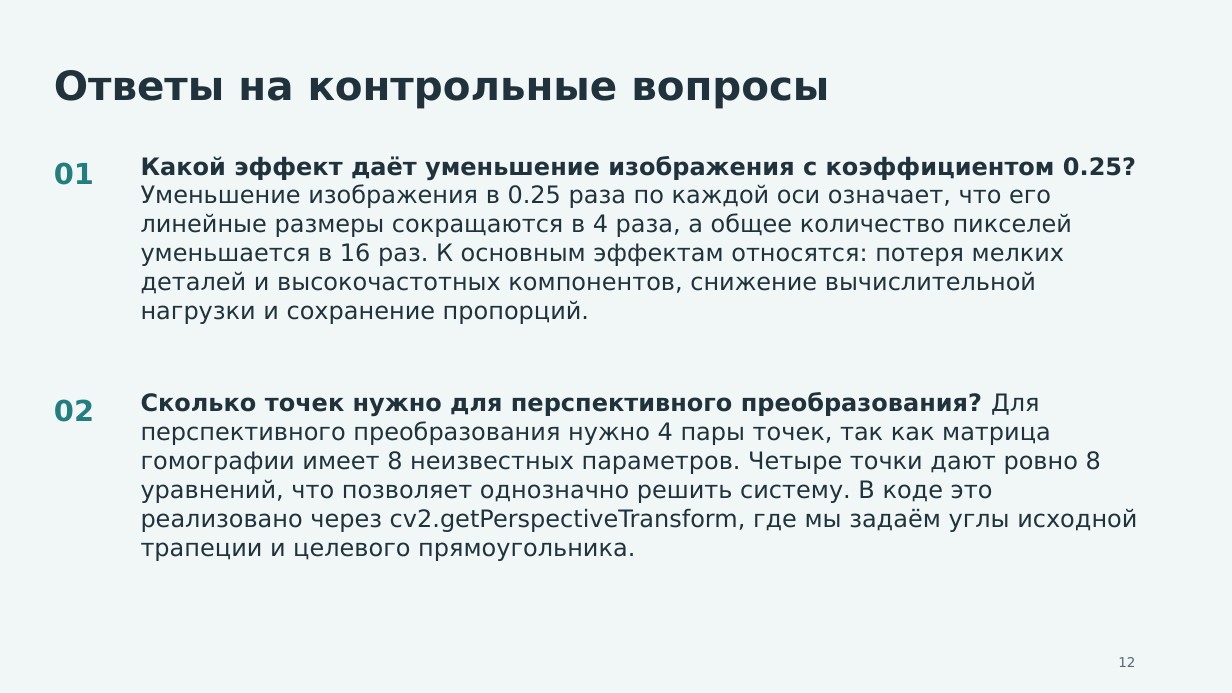
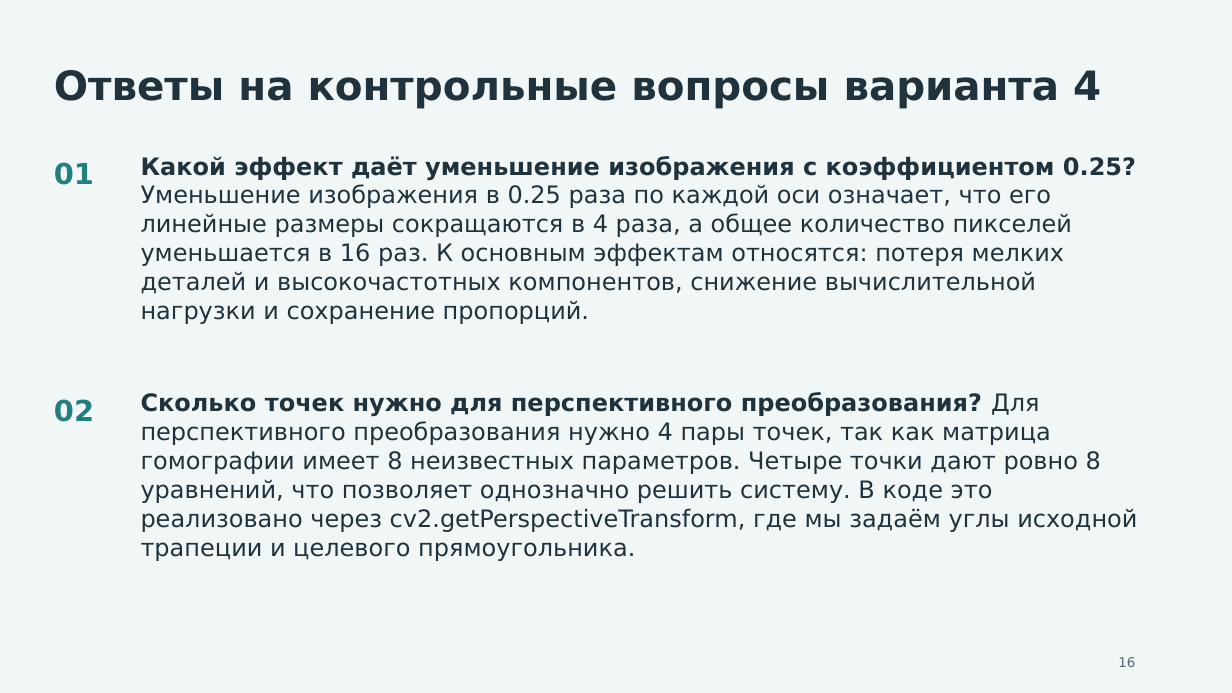
Before and after one commit to Travkova/CV_labs, a slide deck: slide 16 of геометрические преобразования изображений/Лабораторная_3_Травкова_Лебедкин.pptx (slide 14 before the commit). Drawn at 1232x693 pixels with LibreOffice and Linux fonts; fonts in the diff are those of the drawing. Boxes give left, top, right and bottom in pixels: in the first picture for what was removed or moved away, otherwise in the second. Text is boxed around its words. In the diff, an @@ line names an element or a change of style, - is before the commit and + after.

```diff
--- a/геометрические преобразования изображений/Лабораторная_3_Травкова_Лебедкин.pptx
+++ b/геометрические преобразования изображений/Лабораторная_3_Травкова_Лебедкин.pptx
@@ text at (54,70,1101,109): text changed @@
-Ответы на контрольные вопросы
+Ответы на контрольные вопросы варианта 4
@@ text at (1118,657,1135,667): text changed @@
-12
+16
```
Also in this commit, not shown: 4 other slides changed, 2 slides added, 1 other file.
